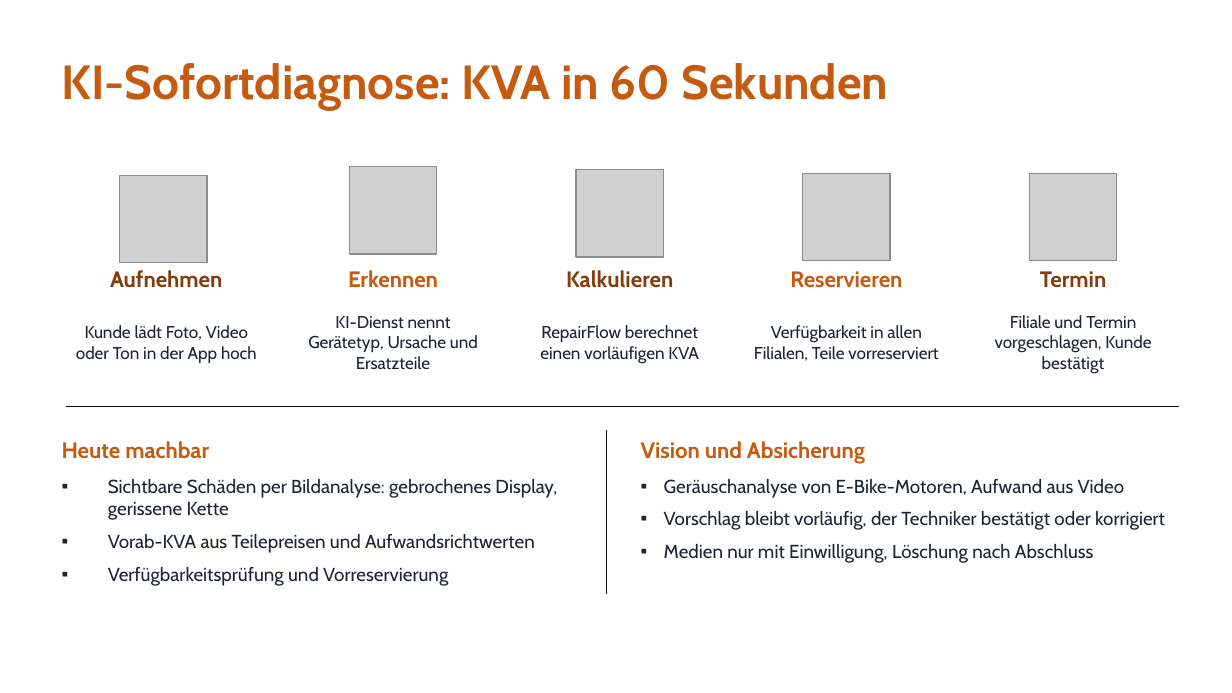
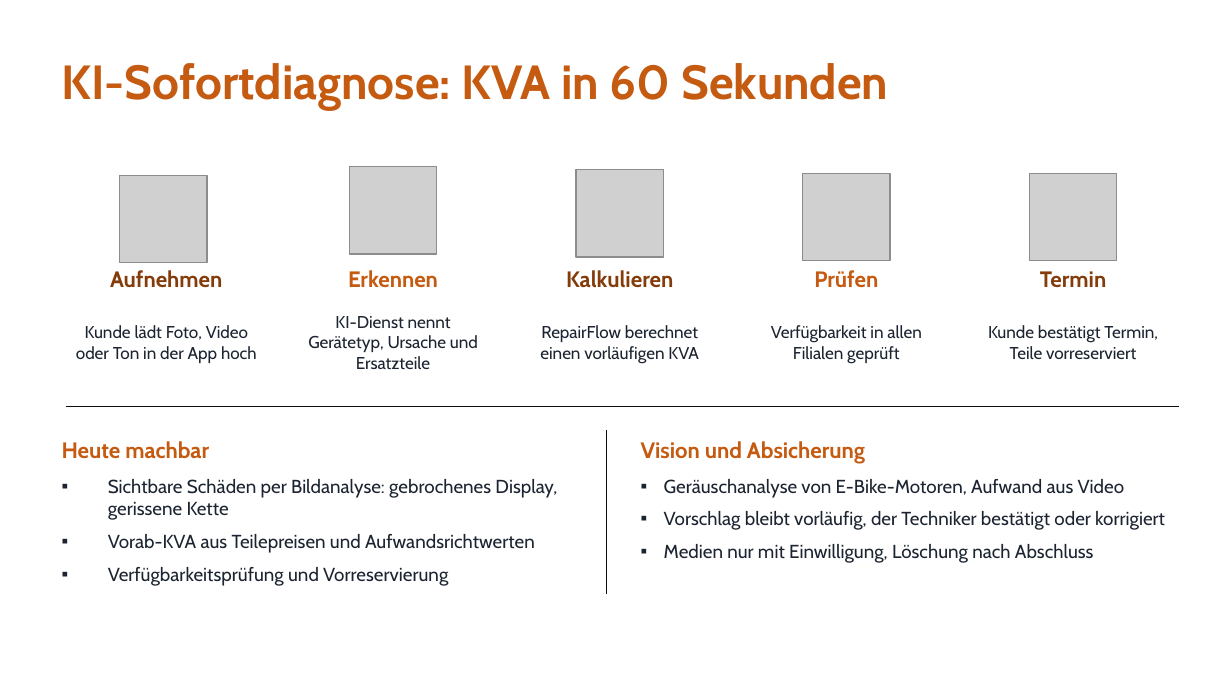
Before and after one commit to jakobschwan123-cmd/casestudy-semester-3, a slide deck: slide 9 of 4_praesentation/Abschlusspraesentation.pptx. Drawn at 1232x693 pixels with LibreOffice and Linux fonts; fonts in the diff are those of the drawing; grey boxes stand for pictures. Boxes give left, top, right and bottom in pixels: in the first picture for what was removed or moved away, otherwise in the second. Text is boxed around its words. In the diff, an @@ line names an element or a change of style, - is before the commit and + after.

```diff
--- a/4_praesentation/Abschlusspraesentation.pptx
+++ b/4_praesentation/Abschlusspraesentation.pptx
@@ text at [814,270,878,288]: text changed @@
-Reservieren
+Prüfen
@@ text at [771,325,921,363]: text changed @@
-Verfügbarkeit in allen Filialen, Teile vorreserviert
+Verfügbarkeit in allen Filialen geprüft
@@ text at [988,325,1158,359]: text changed @@
-Filiale und Termin vorgeschlagen, Kunde bestätigt
+Kunde bestätigt Termin, Teile vorreserviert
```
Also in this commit, not shown: 3 other slides changed, 1 other file.
